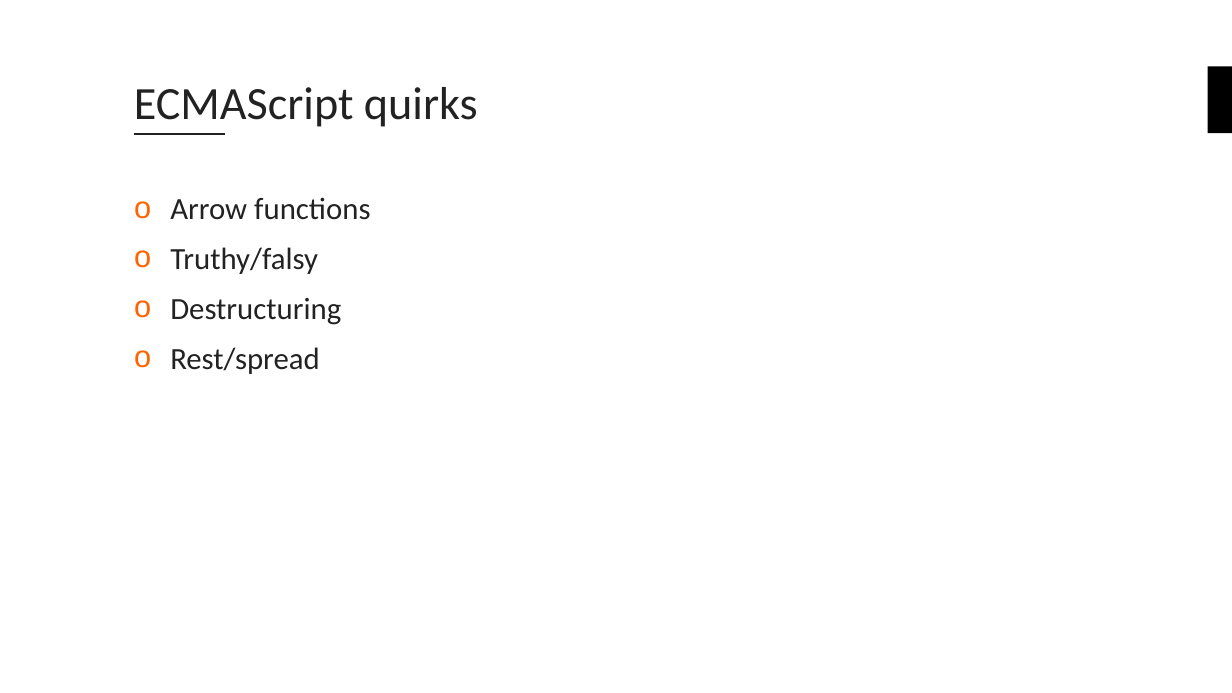
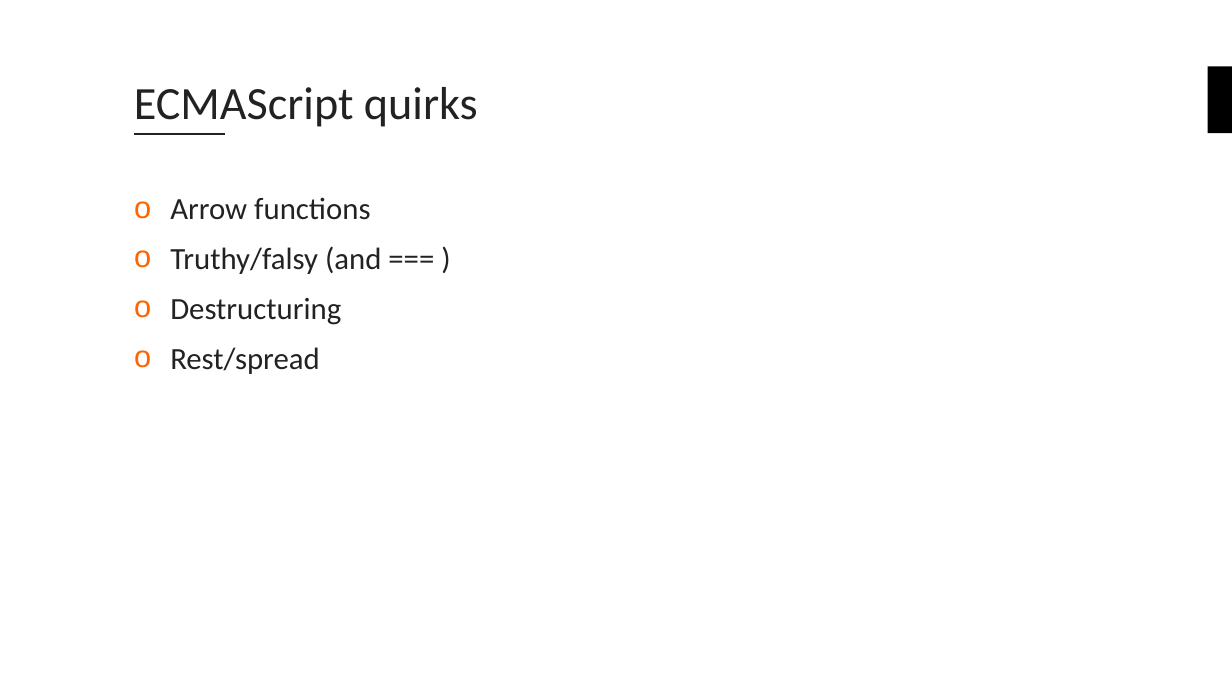
Before and after one commit to fuzzheim/create-react-app-workshop, a slide deck: slide 30 of Create-React-App-Workshop.pptx (slide 25 before the commit). Drawn at 1232x693 pixels with LibreOffice and Linux fonts; fonts in the diff are those of the drawing; background and template pictures are left out. Boxes give left, top, right and bottom in pixels: in the first picture for what was removed or moved away, otherwise in the second. Text is boxed around its words. In the diff, an @@ line names an element or a change of style, - is before the commit and + after.

Commit message:
Updated presentation

```diff
--- a/Create-React-App-Workshop.pptx
+++ b/Create-React-App-Workshop.pptx
@@ text at [170, 246, 381, 274]: text changed @@
-o Truthy/falsy
+o Truthy/falsy (and === )
```
Also in this commit, not shown: 1 other slide changed, 5 slides added, 3 slides removed.
